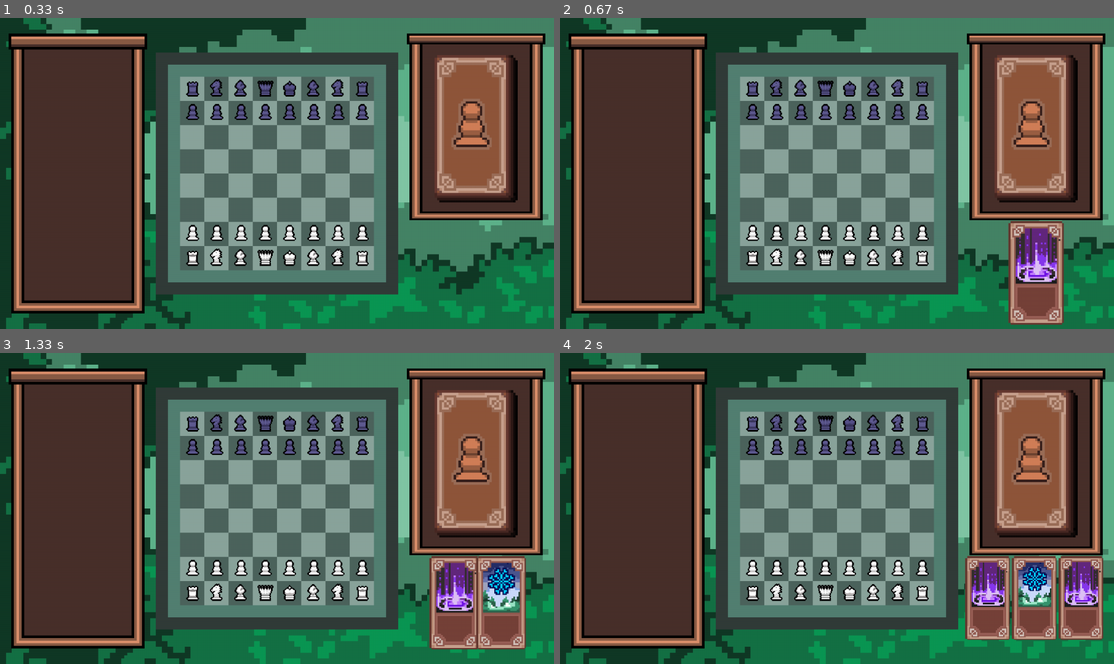
Above: before the commit, frames 1-4 (two rows, left to right).
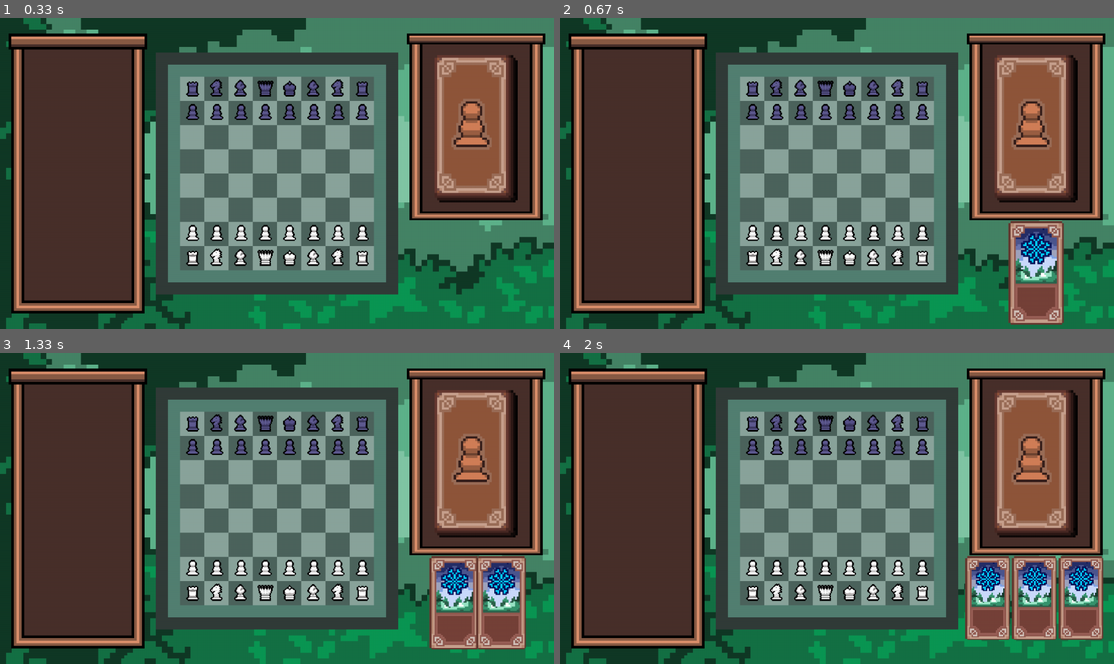
Above: after the commit, the same moments.

Repository: CorentinFinou/Projet-NSI-Chess
Game: pygame game, started from sources/programmes/app.py
The game is run twice, just before and just after one commit, with the same random seed, the same clock (stepped at 60 frames per second) and the same inputs.
Inputs (mouse positions are in pixels of both pictures, inside the frame that each line leads up to):
- Up to frame 1 (0.33 s): no input
- Up to frame 2 (0.67 s): press the mouse at (1036, 129) at 0.37 s; move the mouse to (942, 198) at 0.47 s; release the mouse at (853, 263) at 0.6 s
- Up to frame 3 (1.33 s): press the mouse at (476, 608) at 0.7 s; move the mouse to (398, 589) at 0.8 s; release the mouse at (315, 573) at 0.93 s; press the mouse at (476, 464) at 1.03 s; move the mouse to (421, 464) at 1.13 s; release the mouse at (365, 464) at 1.27 s
- Up to frame 4 (2 s): press the mouse at (1036, 464) at 1.37 s; move the mouse to (931, 542) at 1.47 s; release the mouse at (825, 620) at 1.6 s

Frame 1 is identical in both runs. In frame 2, 1.3% of the frame differs, in the area x 82-91%, y 67-86%; in frame 3, 1.0%; in frame 4, 1.6%, in the area x 74-98%, y 67-82%.

Commit message:
import random

Diff:
--- a/sources/programmes/jeu.py
+++ b/sources/programmes/jeu.py
@@ -1,4 +1,5 @@
 import pygame,consts
+from random import randint
 def jeu():
     pygame.init()
     fenetrePrincipale = pygame.display.set_mode((0,0), pygame.FULLSCREEN)
@@ -114,7 +115,7 @@
             decalage_y = (fenetrePrincipale.get_size()[1] - imagePlateau.get_height()/10*8) / 2
             return decalage_x + imagePiece.get_width()*x,decalage_y+imagePiece.get_height()*(y)
 
-    class pion(pièce): #ajouter mouvement diagonale lors de couleur différente
+    class pion(pièce):
         def __init__(self, x, y,couleur,aBougé = False):
             pièce.__init__(self,x,y,couleur)
             self.aBoujé = aBougé
@@ -149,7 +150,7 @@
                         possibilités.append((yOr+1,xOr+i))
             return possibilités
 
-    class tour(pièce): #pièce marchant, ne plus toucher sauf pour ajout
+    class tour(pièce):
         def __init__(self, x, y,couleur):
             pièce.__init__(self,x,y,couleur)
             self.valeur = 50
@@ -198,7 +199,7 @@
                     break
             return possibilités
 
-    class fou(pièce): #pièce marchant, ne plus toucher sauf pour ajout
+    class fou(pièce):
         def __init__(self, x, y,couleur):
             pièce.__init__(self,x,y,couleur)
             self.valeur = 35
@@ -248,7 +249,7 @@
                     break
             return possibilités
 
-    class cavalier(pièce): #pièce marchant, ne plus toucher sauf pour ajout
+    class cavalier(pièce):
         def __init__(self, x, y,couleur):
             pièce.__init__(self,x,y,couleur)
             self.valeur = 35
@@ -271,7 +272,7 @@
                         possibilités.append((yOr+i[0],xOr+i[1]))
             return possibilités
 
-    class reine(pièce): #pièce marchant, ne plus toucher sauf pour ajout
+    class reine(pièce):
         def __init__(self, x, y,couleur):
             pièce.__init__(self,x,y,couleur)
             self.valeur = 80
@@ -352,7 +353,7 @@
                     break
             return possibilités
 
-    class roi(pièce): #pièce marchant, ne plus toucher sauf pour ajout
+    class roi(pièce):
         def __init__(self, x, y,couleur):
             pièce.__init__(self,x,y,couleur)
 
@@ -463,6 +464,7 @@
                         target.affichageEffet('gel',consts.effetGelImg,groupeEffet)
                         self.sprite.kill()
                         self.jouee = True
+
                 else:
                     self.modifierPosition(self.origin, False)
 
@@ -485,14 +487,13 @@
     def ajouterCarte(cartes,spritesCartesGroup,type = None):
         if len(cartes)<=2:
             if not type:
-                carteTest = carte(1,'gel'if len(cartes)%2==1 else 'invocation', spritesCartesGroup)
+                carteTest = carte(1,'gel', spritesCartesGroup)
             else:
                 carteTest = carte(1,type, spritesCartesGroup)
             cartes.append(carteTest)
             carteTest.definirSprite()
             carteTest.affichage()
             centrerCartes(cartes,spritesCartesGroup)
-
 
     def centrerCartes(cartes,spritesCartesGroup,varitationCartesPositive = True, carteRetirée = None):
         if varitationCartesPositive:
@@ -538,7 +539,6 @@
                         c.sprite.rect = c.sprite.image.get_rect()
                         c.affichage()
                 cartes.remove(carteRetirée)
-
 
     def effectuerMouvement(piece,xDest,yDest,groupe,monnaieBlanc,monnaieNoir, joueur = 'blanc',mat = False, coupPrécédentEffectué = True):
         xOr,yOr = piece.avoirPosition()
